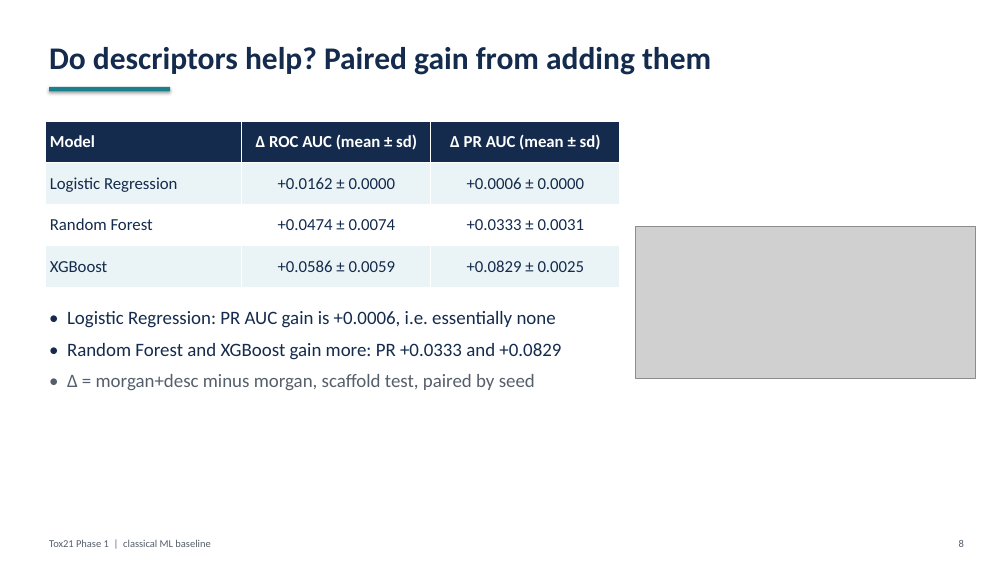
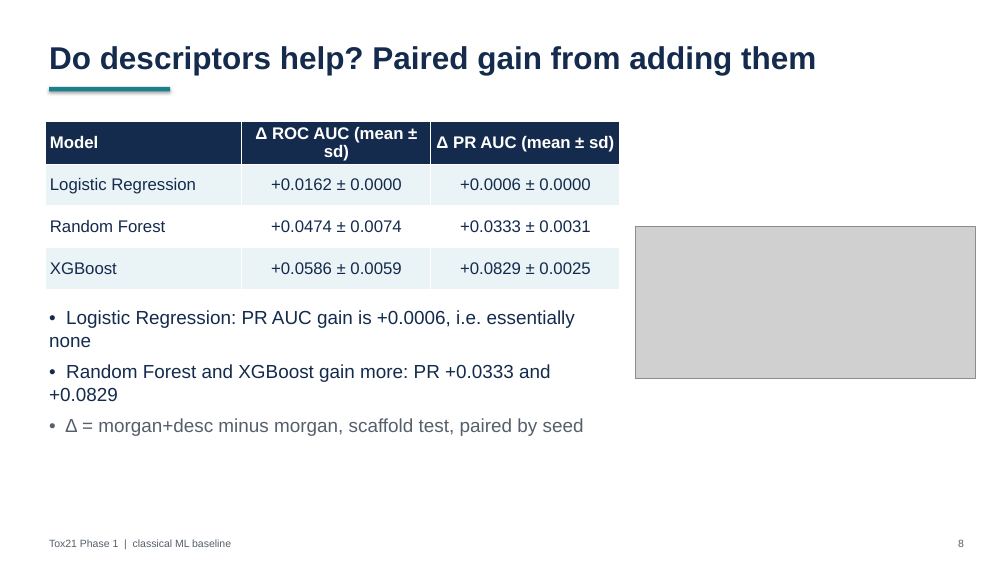
Before and after one commit to GabbyMymus/Molecular-Toxicity-Prediction, a slide deck: slide 8 of tox21-phase1/slides/tox21_phase1.pptx. Drawn at 1008x567 pixels with LibreOffice and Linux fonts; fonts in the diff are those of the drawing; grey boxes stand for pictures. Boxes give left, top, right and bottom in pixels: in the first picture for what was removed or moved away, otherwise in the second. Text is boxed around its words. In the diff, an @@ line names an element or a change of style, - is before the commit and + after.

```diff
--- a/tox21-phase1/slides/tox21_phase1.pptx
+++ b/tox21-phase1/slides/tox21_phase1.pptx
@@ table at (45, 121, 620, 287) @@
@@ font Calibri to Arial @@
@@ font Calibri to Arial in 3 elements at (49, 46, 816, 75), (49, 539, 231, 547), (49, 310, 584, 436) @@
```
Also in this commit, not shown: 12 other slides changed, 1 other file.
